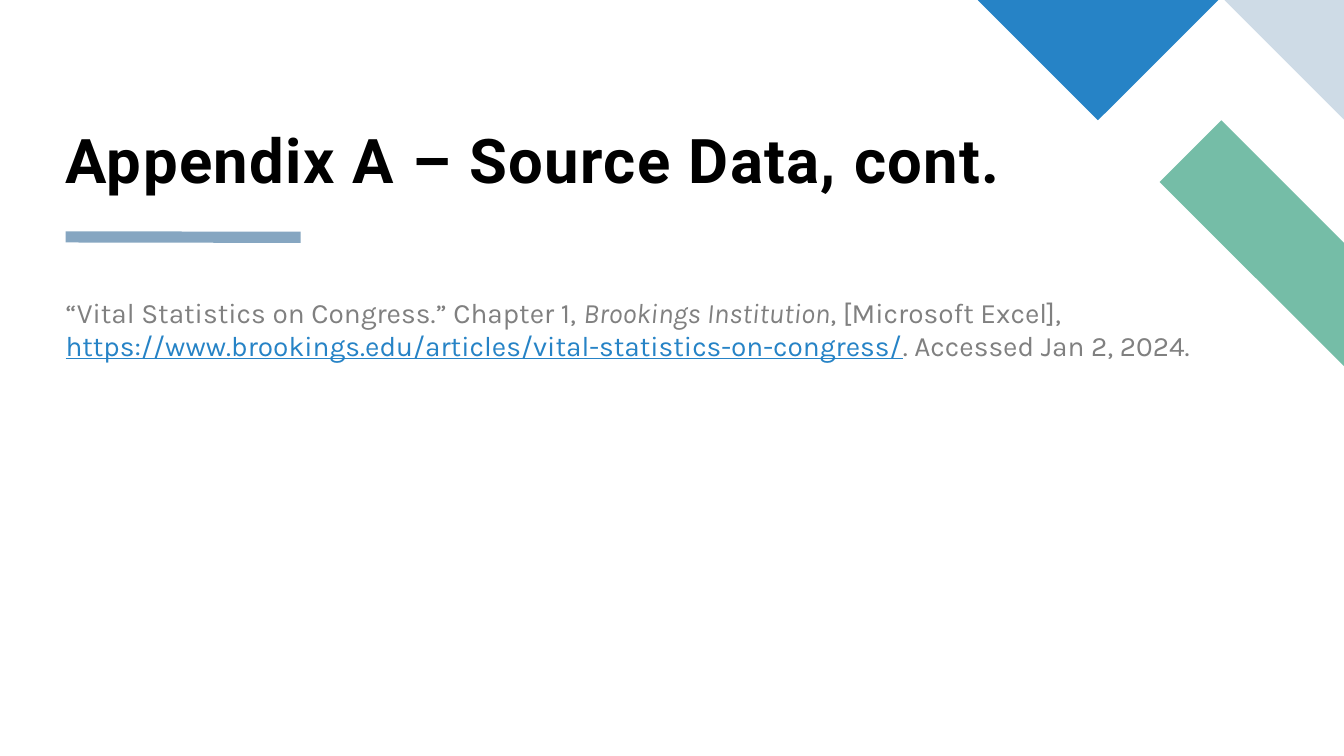
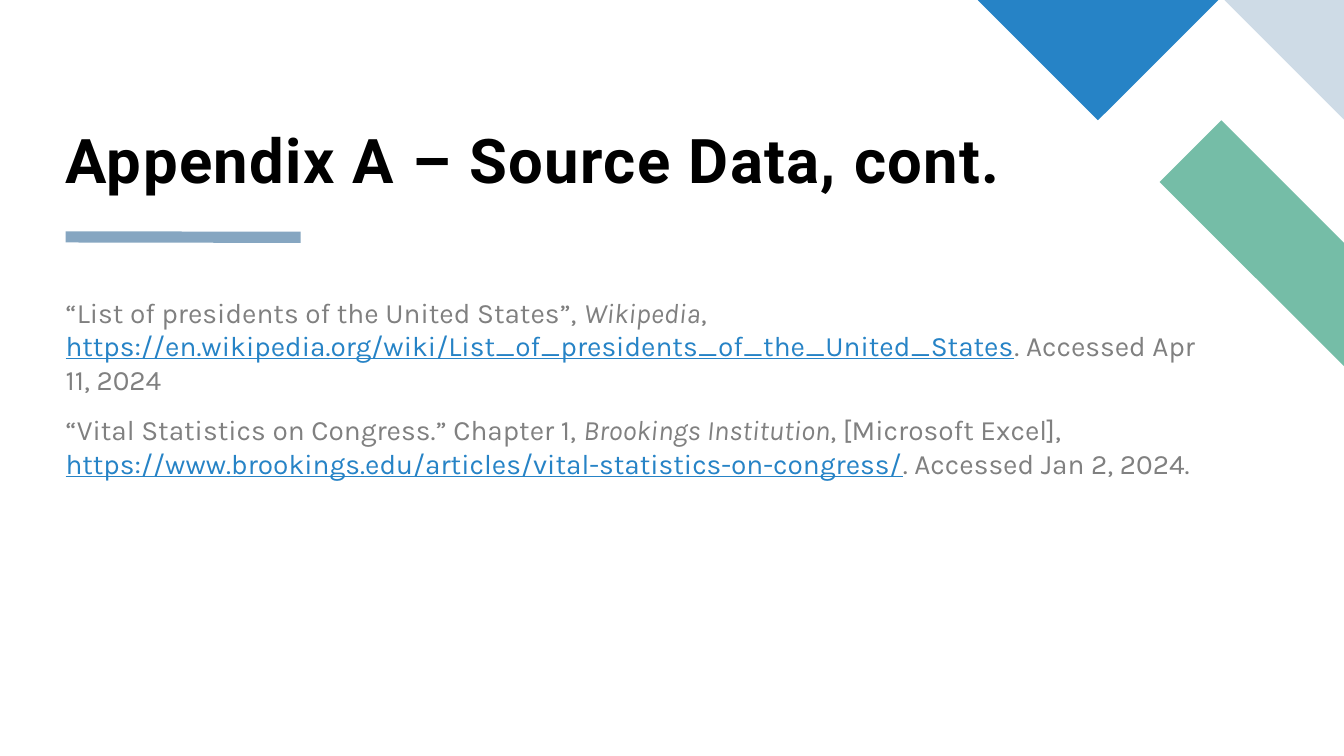
Before and after one commit to tamimcm416/congressional_activity, a slide deck: slide 24 of Congressional Activity Presentation.pptx. Drawn at 1344x756 pixels with LibreOffice and Linux fonts; fonts in the diff are those of the drawing. Boxes give left, top, right and bottom in pixels: in the first picture for what was removed or moved away, otherwise in the second. Text is boxed around its words. In the diff, an @@ line names an element or a change of style, - is before the commit and + after.

```diff
--- a/Congressional Activity Presentation.pptx
+++ b/Congressional Activity Presentation.pptx
@@ text at (66,304,1195,393): paragraph added @@
+“List of presidents of the United States”, Wikipedia, https://en.wikipedia.org/wiki/List_of_presidents_of_the_United_States. Accessed Apr 11, 2024
```
Also in this commit, not shown: 1 other slide changed.
